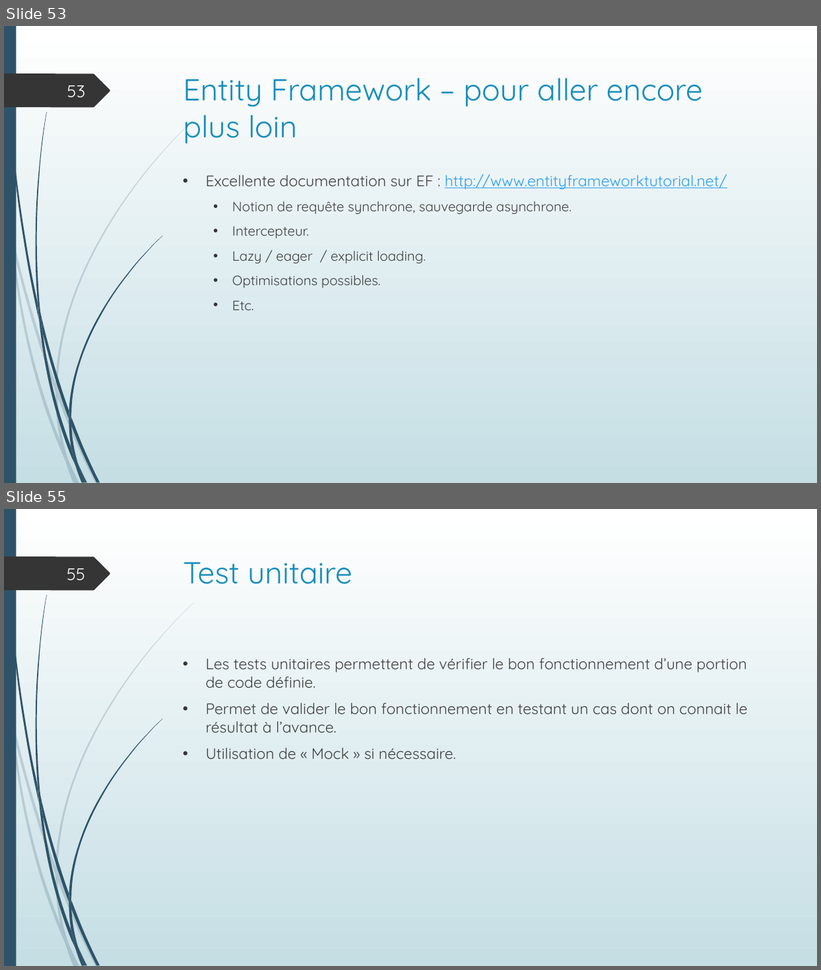
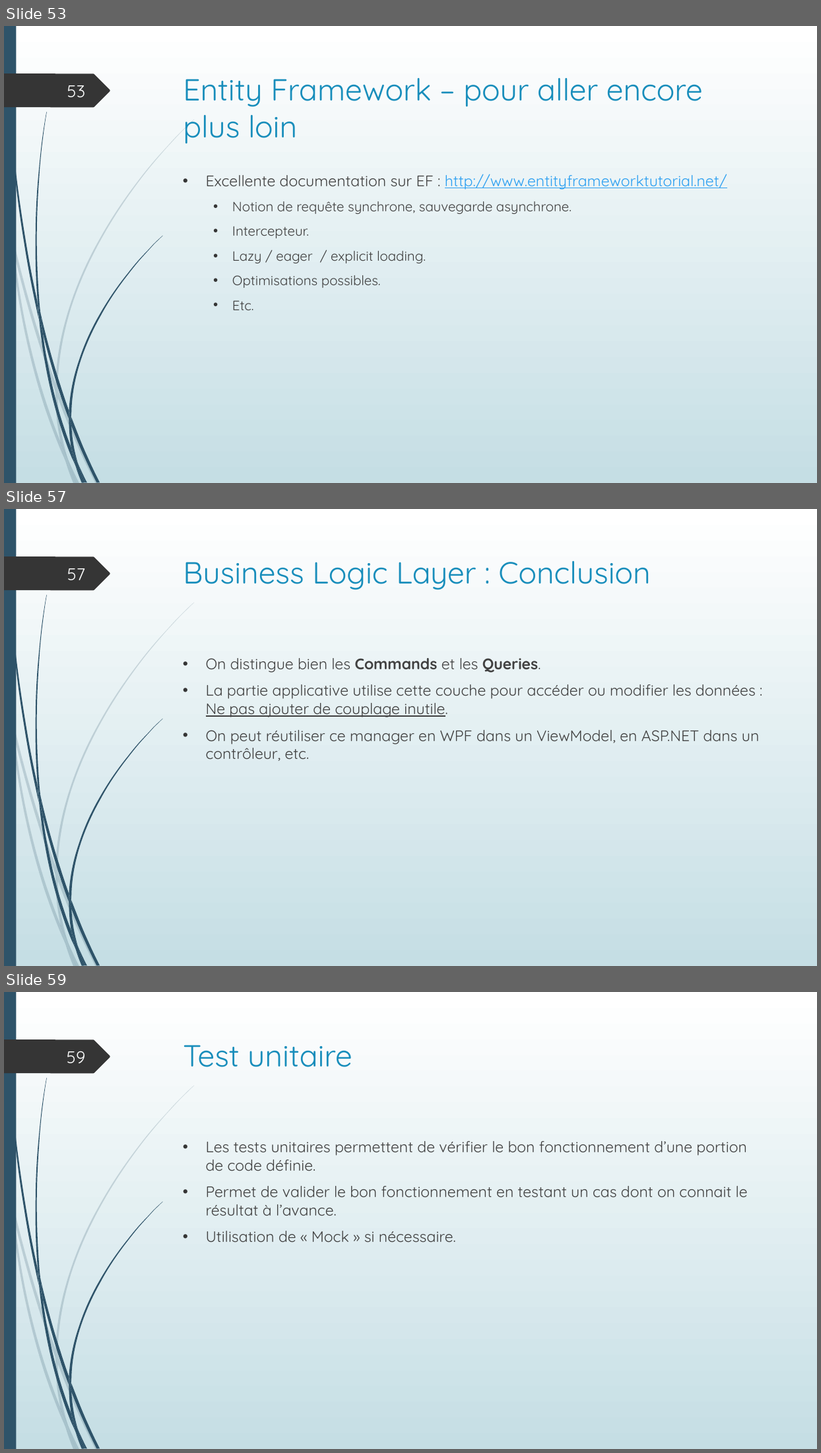
Before and after one commit to AdrienVacataireIUT/Cours, a slide deck: Cours 1er jalon.pptx. Shown one above the other, each under a label of ours: slides 53 and 55 before the commit, slides 53, 57 and 59 after it; the slides between them are not shown. The pictures are 821x970 and 821x1453 pixels, drawn with LibreOffice and Linux fonts; fonts in the diff are those of the drawing. Boxes give left, top, right and bottom in pixels: in the first picture for what was removed or moved away, otherwise in the second. Text is boxed around its words. In the diff, an @@ line names an element or a change of style, - is before the commit and + after.

```diff
--- a/Cours 1er jalon.pptx
+++ b/Cours 1er jalon.pptx
@@ slide 57 added at [4, 509, 817, 966], background gradient #FFFFFF to #C5DEE5; not listed: 24 template elements that a slide beside it also shows @@
@@ title added at [183, 561, 650, 590], 36 pt, text #178DBB @@
+Business Logic Layer : Conclusion
@@ page number added at [67, 568, 85, 580], 20 pt, text #FEFFFF @@
+57
@@ text added at [206, 658, 759, 761], 18 pt, text #404040 @@
+• On distingue bien les Commands et les Queries.
+• La partie applicative utilise cette couche pour accéder ou modifier les données : Ne pas ajouter de couplage inutile.
+• On peut réutiliser ce manager en WPF dans un ViewModel, en ASP.NET dans un contrôleur, etc.
@@ what was slide 55 is now slide 59 @@
@@ page number at [67, 1051, 85, 1063]: text changed @@
-55
+59
```
Also in this commit, not shown: 1 slide changed, 3 other slides added.
